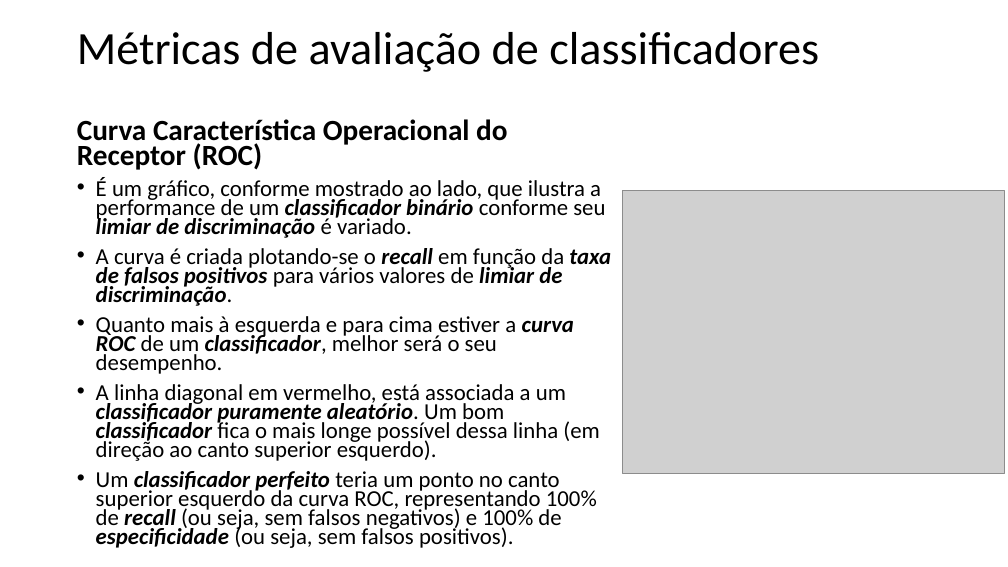
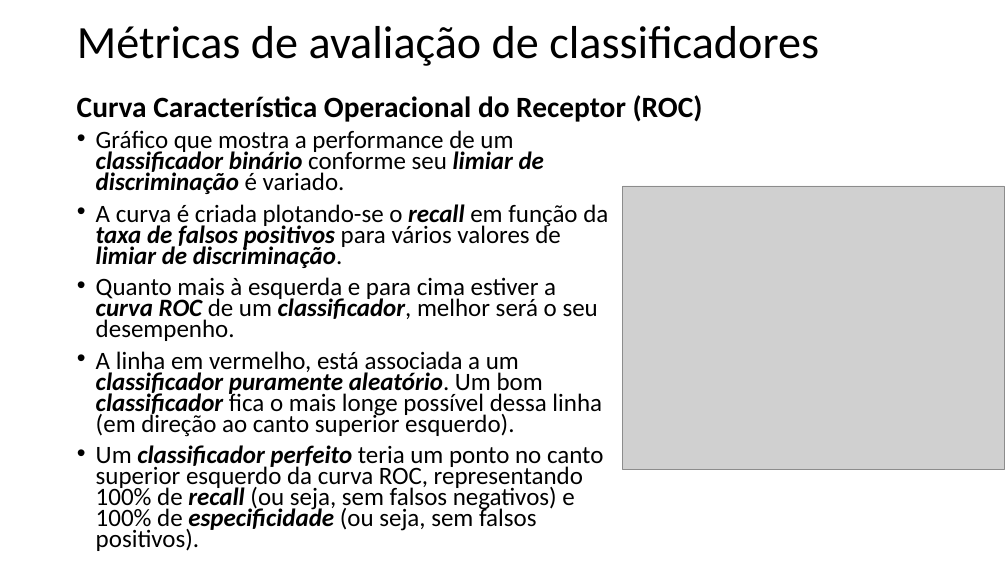
Before and after one commit to zz4fap/t320_aprendizado_de_maquina, a slide deck: slide 13 of slides/T320_Classificação (Parte V).pptx. Drawn at 1008x567 pixels with LibreOffice and Linux fonts; fonts in the diff are those of the drawing; grey boxes stand for pictures. Boxes give left, top, right and bottom in pixels: in the first picture for what was removed or moved away, otherwise in the second. Text is boxed around its words. In the diff, an @@ line names an element or a change of style, - is before the commit and + after.

```diff
--- a/slides/T320_Classificação (Parte V).pptx
+++ b/slides/T320_Classificação (Parte V).pptx
@@ title "Métricas de avaliação de classificadores": place and size @@
-title "Métricas de avaliação de classificadores" at [77,32,819,72]
+title "Métricas de avaliação de classificadores" at [77,26,819,66]
@@ text added at [77,95,703,122], 28 pt, text #000000, bold @@
+Curva Característica Operacional do Receptor (ROC)
@@ text "Gráfico que mostra a performance ...": place and size @@
-text "Gráfico que mostra a performance ..." at [77,119,611,548]
+text "Gráfico que mostra a performance ..." at [96,130,608,551]
@@ text at [96,130,544,194]: text changed; size 21.7 to 23.8 pt; bold off @@
-Curva Característica Operacional do Receptor (ROC)
-• É um gráfico, conforme mostrado ao lado, que ilustra a performance de um classificador binário conforme seu limiar de discriminação é variado.
+• Gráfico que mostra a performance de um classificador binário conforme seu limiar de discriminação é variado.
@@ text at [96,204,608,551]: size 21.7 to 23.8 pt in "A curva é criada plotando-se o recall ...", "Quanto mais à esquerda e para cima ...", "Um classificador perfeito teria um ponto no ..." @@
@@ picture: place and size @@
-picture at [623,191,1004,474]
+picture at [623,186,1004,470]
@@ text at [96,351,602,437]: text changed; size 21.7 to 23.8 pt @@
-• A linha diagonal em vermelho, está associada a um classificador puramente aleatório. Um bom classificador fica o mais longe possível dessa linha (em direção ao canto superior esquerdo).
+• A linha em vermelho, está associada a um classificador puramente aleatório. Um bom classificador fica o mais longe possível dessa linha (em direção ao canto superior esquerdo).
```
Also in this commit, not shown: 5 other slides changed, 6 other files.
